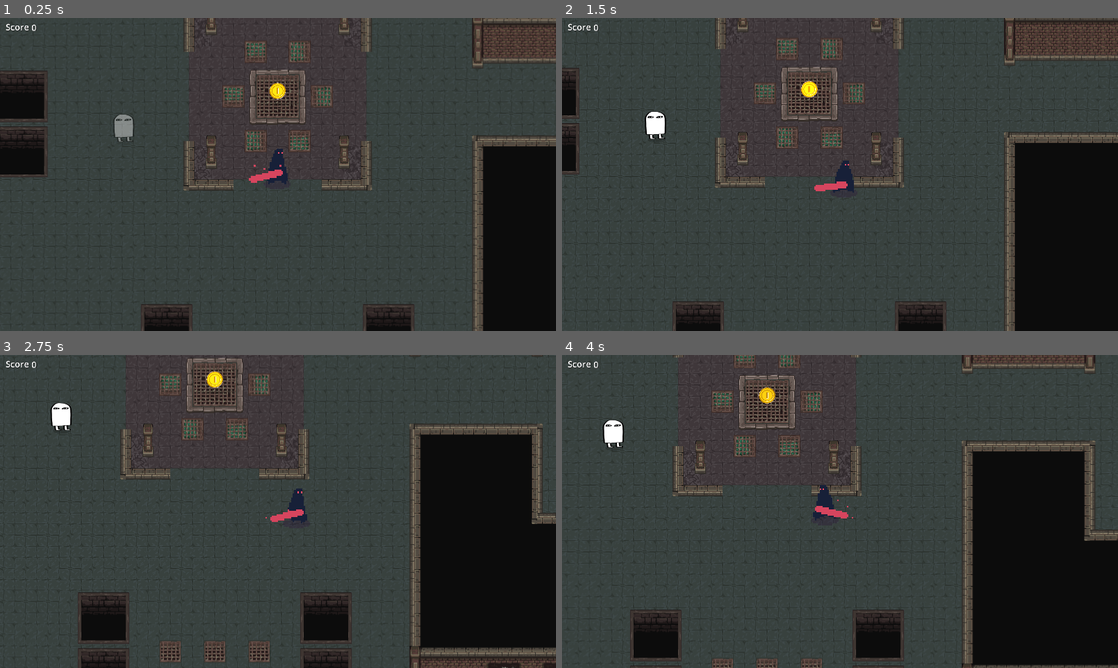
Above: before the commit, frames 1-4 (two rows, left to right).
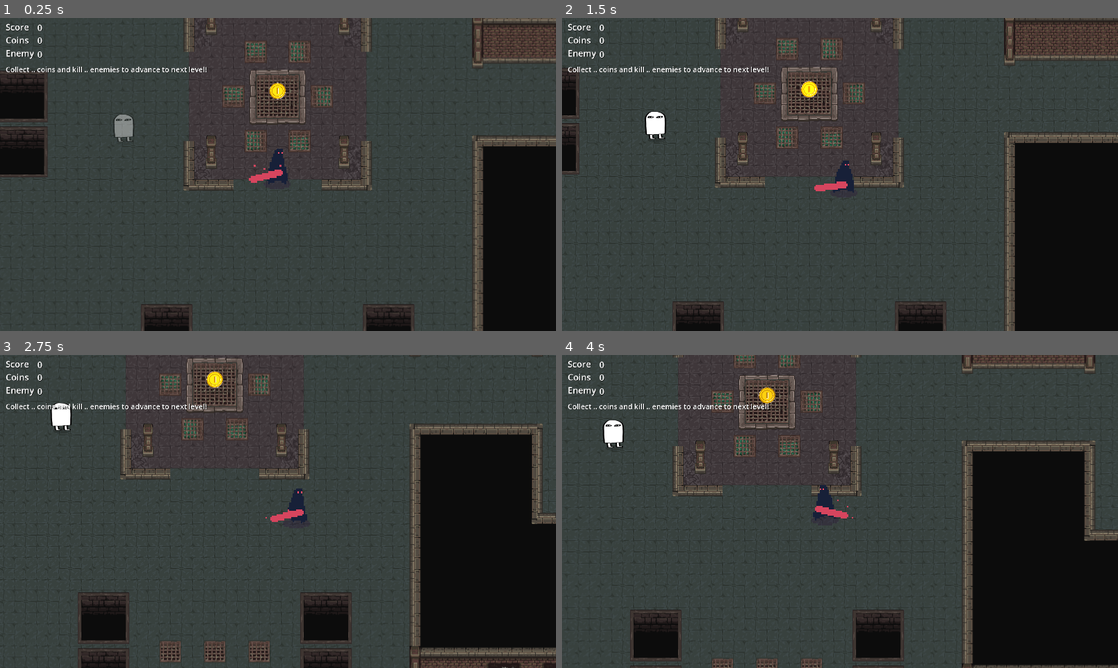
Above: after the commit, the same moments.

Repository: h-sutiwas/godot-mythus
Game: Godot game, scene res://scenes/playground.tscn
Two runs of this game, one before a commit and one after it. Both use one fixed random seed, a clock stepped at 60 frames per second and the inputs below.
Inputs:
- Up to frame 1 (0.25 s): no input
- Up to frame 2 (1.5 s): hold D (player_right) 0.53-1.28 s; hold Space (attack) 0.53-1.28 s; hold S (player_down) from 1.28 s (still down); tap Space (attack) at 1.35 s
- Up to frame 3 (2.75 s): release S (player_down) at 2.03 s; hold D (player_right) from 2.03 s (still down); hold Space (attack) from 2.03 s (still down)
- Up to frame 4 (4 s): release D (player_right) at 2.78 s; release Space (attack) at 2.78 s; hold W (player_up) 2.78-3.53 s; tap Space (attack) at 2.85 s; hold A (player_left) from 3.53 s (still down); hold Space (attack) from 3.53 s (still down)

The runs differ from the first frame. In frame 1, 0.5% of the frame differs, in the area x 1-38%, y 2-18%; in frame 2, 0.5%; in frame 3, 0.5%; in frame 4, 0.5%.

Commit message:
Update objective & UI
- Player need to collect coin (7 อัน?) and kill some enemy to go to next level

Diff:
--- a/scenes/collectibles/coins.gd
+++ b/scenes/collectibles/coins.gd
@@ -9,6 +9,7 @@
 func _on_area_2d_body_entered(body):
 	if body is Player:
 		GameController.points_get(value)
+		GameController.coins_get(value)
 		$AnimationPlayer.play("collect_collected")
 		$"AudioStreamPlayer2D".play()
 		get_node("Timer").start()
--- a/scenes/collectibles/point_ui.gd
+++ b/scenes/collectibles/point_ui.gd
@@ -1,12 +1,22 @@
 extends Control
 
-@onready var label =$score
+@onready var label_score =$score
+@onready var label_coin =$coin
+@onready var label_enemy =$enemy
 
 # Called when the node enters the scene tree for the first time.
 func _ready():
-	EventController.connect("points_get", on_event_coin_collected)
+	EventController.connect("points_get", on_event_points_get)
+	EventController.connect("coins_get", on_event_coin_collected)
 
 
-# Called every frame. 'delta' is the elapsed time since the previous frame.
+
+# Update when get score
+func on_event_points_get(value: int) -> void:
+	label_score.text = str(value)
+
+# Update when get coin
 func on_event_coin_collected(value: int) -> void:
-	label.text = str(value)
+	label_coin.text = str(value)
+
+# Update when get enemy!!
--- a/scenes/collectibles/point_ui.tscn
+++ b/scenes/collectibles/point_ui.tscn
@@ -17,14 +17,45 @@
 offset_bottom = 23.0
 theme_override_colors/font_shadow_color = Color(0, 0, 0, 1)
 theme_override_font_sizes/font_size = 30
-text = "Score"
+text = "Score
+Coins
+Enemy"
 
 [node name="score" type="Label" parent="."]
 layout_mode = 0
-offset_left = 89.0
+offset_left = 109.0
 offset_top = 2.0
-offset_right = 129.0
+offset_right = 149.0
 offset_bottom = 44.0
 theme_override_colors/font_shadow_color = Color(0, 0, 0, 1)
 theme_override_font_sizes/font_size = 30
 text = "0"
+
+[node name="coin" type="Label" parent="."]
+layout_mode = 0
+offset_left = 109.0
+offset_top = 46.0
+offset_right = 149.0
+offset_bottom = 88.0
+theme_override_colors/font_shadow_color = Color(0, 0, 0, 1)
+theme_override_font_sizes/font_size = 30
+text = "0"
+
+[node name="enemy" type="Label" parent="."]
+layout_mode = 0
+offset_left = 109.0
+offset_top = 94.0
+offset_right = 149.0
+offset_bottom = 136.0
+theme_override_colors/font_shadow_color = Color(0, 0, 0, 1)
+theme_override_font_sizes/font_size = 30
+text = "0"
+
+[node name="Objective" type="Label" parent="."]
+layout_mode = 0
+offset_top = 150.0
+offset_right = 695.0
+offset_bottom = 237.0
+theme_override_colors/font_shadow_color = Color(0, 0, 0, 1)
+theme_override_font_sizes/font_size = 25
+text = "Collect .. coins and kill .. enemies to advance to next level!"
--- a/scripts/event_controller.gd
+++ b/scripts/event_controller.gd
@@ -1,5 +1,6 @@
 extends Node
 
 signal points_get(value: int)
+signal coins_get(value: int)
 signal medjed_spawn(value: int)
 signal medjed_killed(value: int)
--- a/scripts/game_controller.gd
+++ b/scripts/game_controller.gd
@@ -1,12 +1,22 @@
 extends Node
 
 var total_points: int = 0
+var total_coins: int = 0
 var total_medjed: int = 0
+
+
+#เก็บเหรียญครบ 7 + คะแนนถึง ??? == ไปด่านต่อไปได้
+
 
 #points system
 func points_get(value:int):
 	total_points += value
 	EventController.emit_signal("points_get", total_points)
+
+#coins counter
+func coins_get(value:int):
+	total_coins += value
+	EventController.emit_signal("coins_get", total_coins)
 
 #Global Medjed counter
 func medjed_spawn(value:int):
